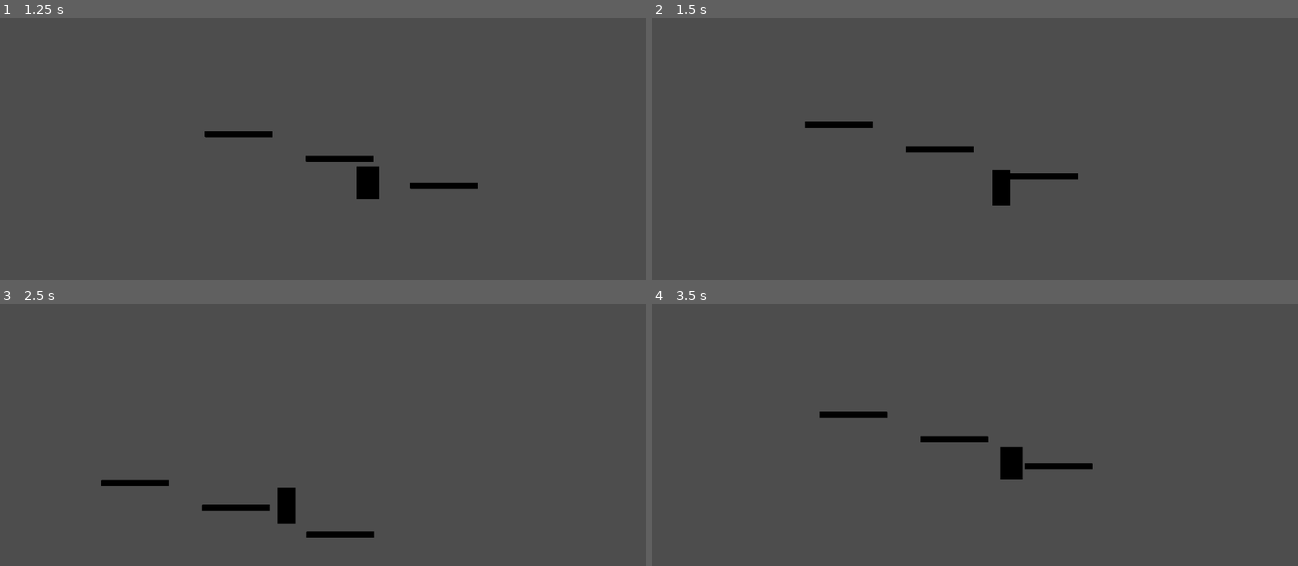
Above: before the commit, frames 1-4 (two rows, left to right).
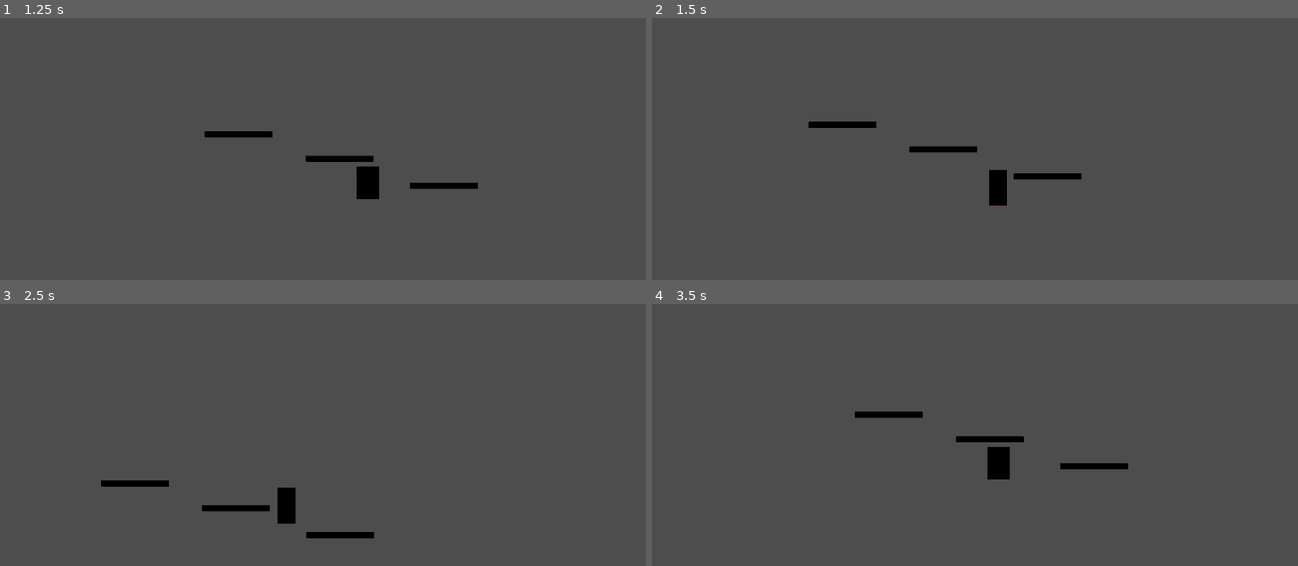
Above: after the commit, the same moments.

Repository: nikk-e/wizard-game
Game: Godot game, scene res://scenes/game.tscn
The game is run twice, just before and just after one commit, with the same random seed, the same clock (stepped at 60 frames per second) and the same inputs.
Inputs (mouse positions are in pixels of both pictures, inside the frame that each line leads up to):
- Up to frame 1 (1.25 s): tap Enter (ui_accept) at 0.5, 0.77, 1.07 s; move the mouse to (465, 180) at 0.52 s; hold Right (ui_right) from 0.53 s (still down); tap Shift (game_dash) at 0.6 s; tap Q (game_grapple, bound only after the commit) at 0.8 s
- Up to frame 2 (1.5 s): keep holding Right (ui_right); move the mouse to (845, 217) at 1.27 s; tap Q (game_grapple, bound only after the commit) at 1.35 s
- Up to frame 3 (2.5 s): tap Enter (ui_accept) at 1.52, 1.55, 1.82, 2.1 s; move the mouse to (387, 406) at 2.02 s; release Right (ui_right) at 2.03 s; hold Left (ui_left) from 2.03 s (still down); tap Shift (game_dash) at 2.3 s
- Up to frame 4 (3.5 s): move the mouse to (942, 558) at 2.77 s; release Left (ui_left) at 2.78 s; hold Right (ui_right) from 2.78 s (still down); tap Shift (game_dash) at 2.85 s; tap Enter (ui_accept) at 3.02, 3.32 s; tap Q (game_grapple, bound only after the commit) at 3.05 s

Frame 1 is identical in both runs. In frame 2, 0.2% of the frame differs, in the area x 23-67%, y 39-72%; in frame 3, 0.2%; in frame 4, 1.3%, in the area x 25-74%, y 41-67%.

Commit message:
Add reel and swing grapple ability

Diff:
--- a/project.godot
+++ b/project.godot
@@ -54,6 +54,11 @@
 "events": [Object(InputEventKey,"resource_local_to_scene":false,"resource_name":"","device":-1,"window_id":0,"alt_press …(195 unchanged characters)…
 ]
 }
+game_grapple={
+"deadzone": 0.2,
+"events": [Object(InputEventKey,"resource_local_to_scene":false,"resource_name":"","device":-1,"window_id":0,"alt_pressed":false,"shift_pressed":false,"ctrl_pressed":false,"meta_pressed":false,"pressed":false,"keycode":0,"physical_keycode":81,"key_label":0,"unicode":113,"location":0,"echo":false,"script":null)
+]
+}
 
 [rendering]
 
--- a/scripts/Player/Ability.gd
+++ b/scripts/Player/Ability.gd
@@ -5,24 +5,26 @@
 var COOLDOWN: float
 var cooldown_timer: float
 var canUse = true
+var player: Player = null
 
-func _init(cooldown: float = 1.0):
+func _init(_player: Player, cooldown: float = 1.0):
+	player = _player
 	if (cooldown < 0):
 		COOLDOWN_ABILITY = false
 	COOLDOWN = cooldown
 	cooldown_timer = cooldown
 
-func ability(player):
+func ability():
 	push_error("ability() not implemented in subclass!")
 
-func updateAbility(player: Player, delta: float):
+func updateAbility(delta: float):
 	pass
 
-func use(player: Player):
+func use():
 	if (canUse):
 		canUse = false
 		cooldown_timer = COOLDOWN
-		ability(player)
+		ability()
 
 func get_cooldown() -> float:
 	return cooldown_timer
@@ -30,8 +32,11 @@
 func inProgress() -> bool:
 	return false
 
-func update(player: Player, delta: float):
-	updateAbility(player, delta)
+func abort():
+	pass
+
+func update(delta: float):
+	updateAbility(delta)
 	if COOLDOWN_ABILITY:
 		cooldown_timer -= delta
 		if cooldown_timer <= 0:
--- a/scripts/Player/DashAbility.gd
+++ b/scripts/Player/DashAbility.gd
@@ -8,11 +8,11 @@
 var dashTimer = 0
 var dashVelocity: Vector2 = Vector2(0, 0)
 
-func _init() -> void:
-	super._init(2.0)
+func _init(_player: Player) -> void:
+	super._init(_player, 2.0)
 	inDash = false
 
-func ability(player: Player):
+func ability():
 	dashVelocity = player.pointDirection*DASH_SPEED
 	inDash = true
 	dashTimer = DASH_TIME
@@ -20,12 +20,15 @@
 func inProgress() -> bool:
 	return inDash
 
-func updateAbility(player, delta):
+func abort():
+	inDash = false
+	if abs(player.velocity.y) > MAX_VERTICAL_SPEED_AFTER_DASH:
+		player.velocity.y = sign(player.velocity.y) * MAX_VERTICAL_SPEED_AFTER_DASH
+
+func updateAbility(delta):
 	if inDash:
 		dashTimer-=delta
 		player.velocity = dashVelocity
 		player.sprite.rotation = dashVelocity.angle()
 		if dashTimer <= 0:
-			inDash = false
-			if abs(player.velocity.y) > MAX_VERTICAL_SPEED_AFTER_DASH:
-				player.velocity.y = sign(player.velocity.y) * MAX_VERTICAL_SPEED_AFTER_DASH
+			abort()
--- a/scripts/Player/DoubleJumpAbility.gd
+++ b/scripts/Player/DoubleJumpAbility.gd
@@ -1,8 +1,8 @@
 extends Ability
 class_name DoubleJumpAbility
 
-func _init() -> void:
-	super._init(-1)
+func _init(_player: Player) -> void:
+	super._init(_player, -1)
 
-func ability(player: Player):
+func ability():
 	player.jump()
--- /dev/null
+++ b/scripts/Player/GrappleAbility.gd
@@ -0,0 +1,48 @@
+extends Ability
+class_name GrappleAbility
+
+var grapplePoint: Vector2
+var grappled = false
+var GRAPPLE_DISTANCE = 400
+var REEL_SPEED = 300
+var held = false
+
+func _init(_player: Player) -> void:
+	super._init(_player, 0.5)
+
+func find_grapple_point(player_position: Vector2, direction: Vector2, max_distance: float) -> Vector2:
+	var space_state = player.get_world_2d().direct_space_state
+	var ray_end = player_position + direction.normalized() * max_distance
+	var query = PhysicsRayQueryParameters2D.create(player_position, ray_end, 1, [player])
+	var result = space_state.intersect_ray(query)
+	if result:
+		return result.position
+	else:
+		return Vector2.INF
+
+func setHeld(h: bool):
+	held = h
+
+func abort():
+	grappled = false
+	grapplePoint = Vector2.INF
+
+func inProgress() -> bool:
+	return grappled
+
+func ability():
+	grapplePoint = find_grapple_point(player.global_position, player.pointDirection, GRAPPLE_DISTANCE)
+	if grapplePoint != Vector2.INF:
+		grappled = true
+
+func updateAbility(delta):
+	if grappled:
+		var vel = player.velocity
+		var grappleDirection = (grapplePoint - player.global_position).normalized()
+		var dotProduct = vel.dot(grappleDirection)
+		var parallel = grappleDirection * dotProduct
+		if held:
+			player.velocity = grappleDirection*REEL_SPEED
+		elif (dotProduct <= 0):
+			var perpendicular = vel - parallel
+			player.velocity = perpendicular
--- a/scripts/Player/Player.gd
+++ b/scripts/Player/Player.gd
@@ -13,10 +13,12 @@
 var pointDirection: Vector2 = Vector2(0, 0)
 
 func _init() -> void:
-	var dja = DoubleJumpAbility.new()
-	var da = DashAbility.new()
+	var dja = DoubleJumpAbility.new(self)
+	var da = DashAbility.new(self)
+	var ga = GrappleAbility.new(self)
 	abilities["double_jump"] = dja
 	abilities["dash"] = da
+	abilities["grapple"] = ga
 
 func jump():
 	velocity.y = JUMP_VELOCITY
@@ -42,27 +44,51 @@
 
 	# Handle jump.
 	if Input.is_action_just_pressed("ui_accept"):
-		if jumpable:
+		if abilities.has("grapple") and abilities["grapple"].inProgress():
+			abilities["grapple"].abort()
+			jump()
+		elif jumpable:
 			jump()
 		elif abilities.has("double_jump"):
-			abilities["double_jump"].use(self)
+			abilities["double_jump"].use()
 
 
 	# Get the input direction and handle the movement/deceleration.
 	# As good practice, you should replace UI actions with custom gameplay actions.
-	var inputaxis = Input.get_axis("ui_left", "ui_right")
-	if inputaxis:
-		velocity.x = inputaxis * SPEED
-	else:
-		velocity.x = move_toward(velocity.x, 0, SPEED)
+	if abilities.has("grapple"):
+		var grapple: GrappleAbility = abilities["grapple"]
+		var inputaxis = Input.get_axis("ui_left", "ui_right")
+		if inputaxis:
+			velocity.x = inputaxis * SPEED
+		elif !grapple.inProgress():
+			velocity.x = move_toward(velocity.x, 0, SPEED)
+
+		if Input.is_action_just_pressed("game_grapple"):
+			if grapple.inProgress():
+				grapple.abort()
+			else:
+				grapple.use()
+				grapple.setHeld(true)
+		if Input.is_action_just_released("game_grapple"):
+			grapple.setHeld(false)
+
 
 	if Input.is_action_just_pressed("game_dash") and abilities.has("dash"):
-		abilities["dash"].use(self)
+		abilities["dash"].use()
+		if abilities.has("grapple"):
+			abilities["grapple"].abort()
 
 	for key in abilities:
-		abilities[key].update(self, delta)
+		abilities[key].update(delta)
 
 	move_and_slide()
+
+
+var grappleDebugLine = false
+var gDLp0: Vector2 = Vector2.INF
+func _draw():
+	if grappleDebugLine:
+		draw_line(gDLp0, Vector2(0,0), Color.RED, 1.0)
 
 func _process(delta: float) -> void:
 	if abilities.has("dash"):
@@ -73,3 +99,9 @@
 		else:
 			sprite.animation = "default"
 			sprite.rotation = 0
+
+	grappleDebugLine = abilities.has("grapple") and abilities["grapple"].inProgress()
+	if grappleDebugLine:
+		var grapple: GrappleAbility = abilities["grapple"]
+		gDLp0 = grapple.grapplePoint - position
+	queue_redraw()
Not shown, added: scripts/Player/GrappleAbility.gd.uid
